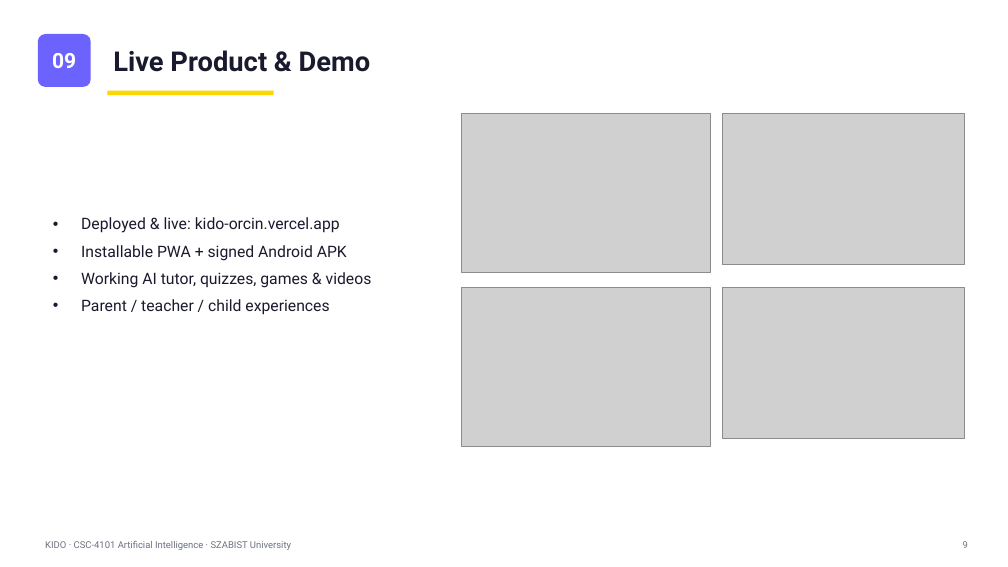
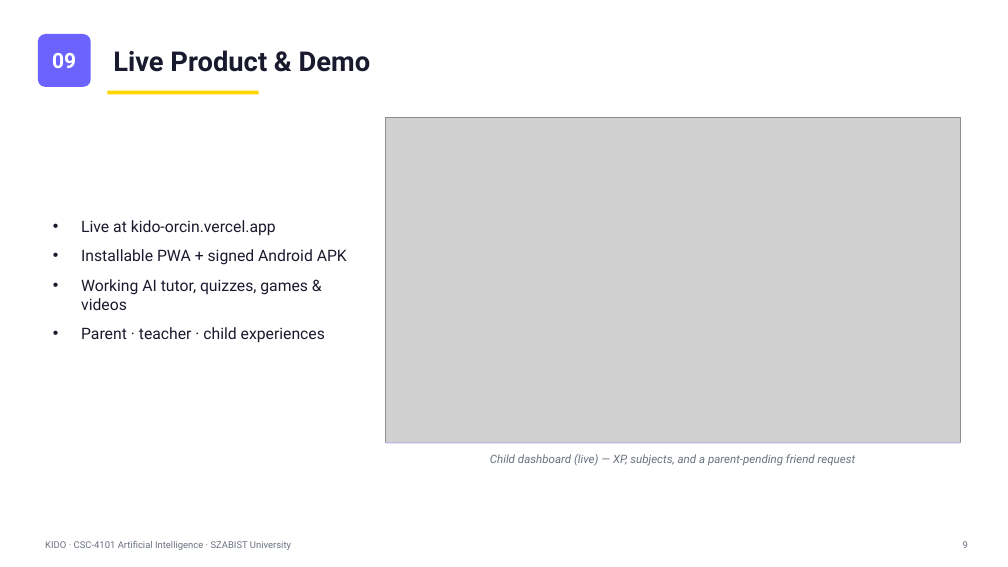
Before and after one commit to FarhanRajputFelix/KIDO, a slide deck: slide 9 of docs/KIDO_Presentation.pptx. Drawn at 1008x567 pixels with LibreOffice and Linux fonts; fonts in the diff are those of the drawing; grey boxes stand for pictures. Boxes give left, top, right and bottom in pixels: in the first picture for what was removed or moved away, otherwise in the second. Text is boxed around its words. In the diff, an @@ line names an element or a change of style, - is before the commit and + after.

```diff
--- a/docs/KIDO_Presentation.pptx
+++ b/docs/KIDO_Presentation.pptx
@@ rectangle: place and size @@
-rectangle at box(107, 91, 274, 95)
+rectangle at box(107, 91, 259, 95)
@@ picture: place and size @@
-picture at box(461, 113, 711, 272)
+picture at box(386, 117, 960, 442)
@@ picture removed at box(722, 113, 964, 265) @@
@@ text at box(81, 220, 276, 236): text changed @@
-• Deployed & live: kido-orcin.vercel.app
+• Live at kido-orcin.vercel.app
@@ text at box(81, 249, 347, 310): more space between paragraphs @@
@@ picture removed at box(461, 287, 711, 446) @@
@@ picture removed at box(722, 287, 964, 439) @@
@@ text at box(81, 327, 325, 343): text changed @@
-• Parent / teacher / child experiences
+• Parent · teacher · child experiences
@@ rectangle added at box(386, 442, 960, 444), fill #D8D4FF @@
@@ text added at box(490, 454, 856, 466), 11 pt, text #6B7280, italic @@
+Child dashboard (live) — XP, subjects, and a parent-pending friend request
```
Also in this commit, not shown: 11 other slides changed, 2 other files.
